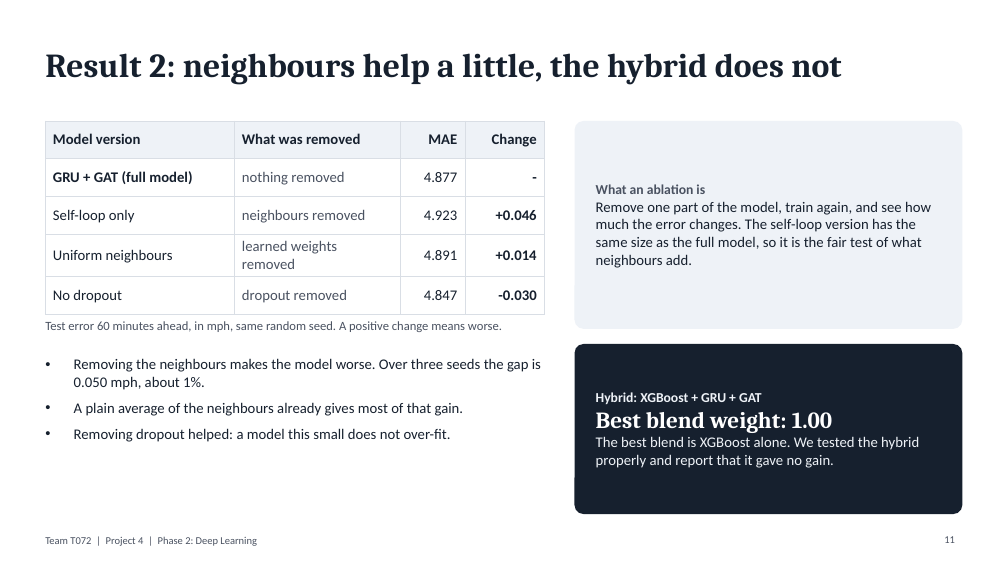
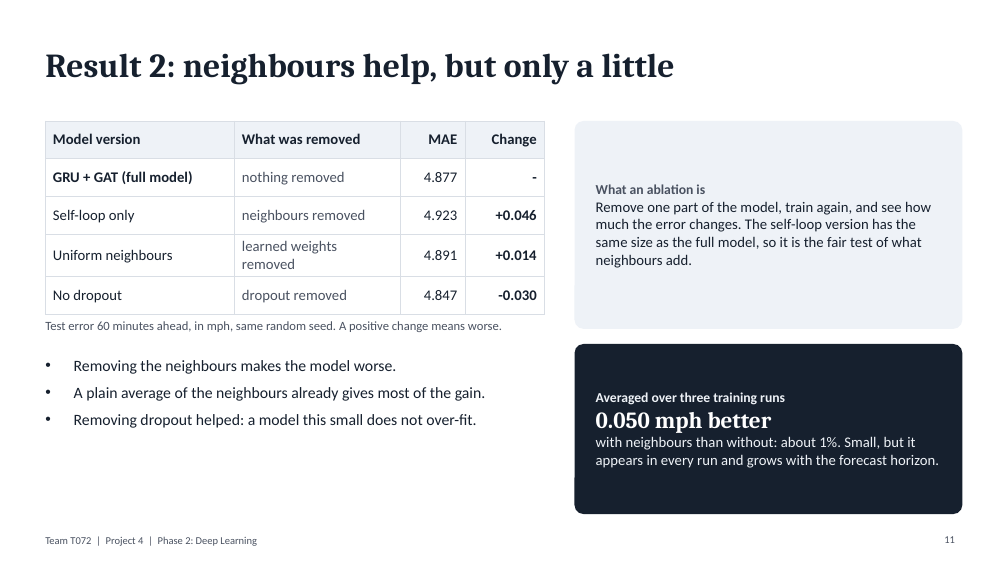
Before and after one commit to Anshuman-utd/DLML_Midsem_Project, a slide deck: slide 11 of slides/phase2/T072_Phase2.pptx. Drawn at 1008x567 pixels with LibreOffice and Linux fonts; fonts in the diff are those of the drawing. Boxes give left, top, right and bottom in pixels: in the first picture for what was removed or moved away, otherwise in the second. Text is boxed around its words. In the diff, an @@ line names an element or a change of style, - is before the commit and + after.

```diff
--- a/slides/phase2/T072_Phase2.pptx
+++ b/slides/phase2/T072_Phase2.pptx
@@ title at [45,53,675,85]: text changed @@
-Result 2: neighbours help a little, the hybrid does not
+Result 2: neighbours help, but only a little
@@ text at [74,360,485,401]: text changed; size 14 to 15 pt @@
-• Removing the neighbours makes the model worse. Over three seeds the gap is 0.050 mph, about 1%.
-• A plain average of the neighbours already gives most of that gain.
+• Removing the neighbours makes the model worse.
+• A plain average of the neighbours already gives most of the gain.
@@ text at [74,414,476,428]: size 14 to 15 pt in "Removing dropout helped: a model this small ..." @@
@@ text at [596,392,939,468]: text changed @@
-Hybrid: XGBoost + GRU + GAT
-Best blend weight: 1.00
-The best blend is XGBoost alone. We tested the hybrid properly and report that it gave no gain.
+Averaged over three training runs
+0.050 mph better
+with neighbours than without: about 1%. Small, but it appears in every run and grows with the forecast horizon.
```
Also in this commit, not shown: 1 other slide changed, 1 slide added.
